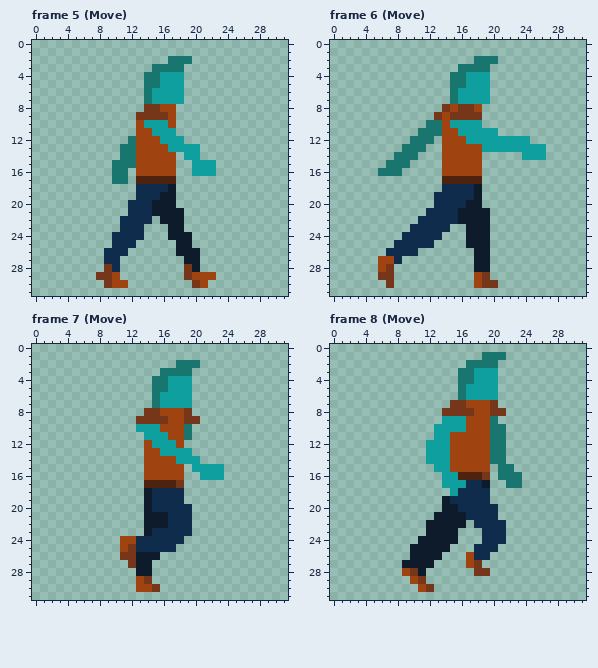
One commit to this pixel-art file: Assets/Sprites/ase/human.aseprite. The picture above is the old version.
32x32 pixels, 56 frames. Shown: frame 5 (Move), frame 6 (Move), frame 7 (Move), frame 8 (Move). The commit also changed other frames, which this record leaves out.
Once edited:
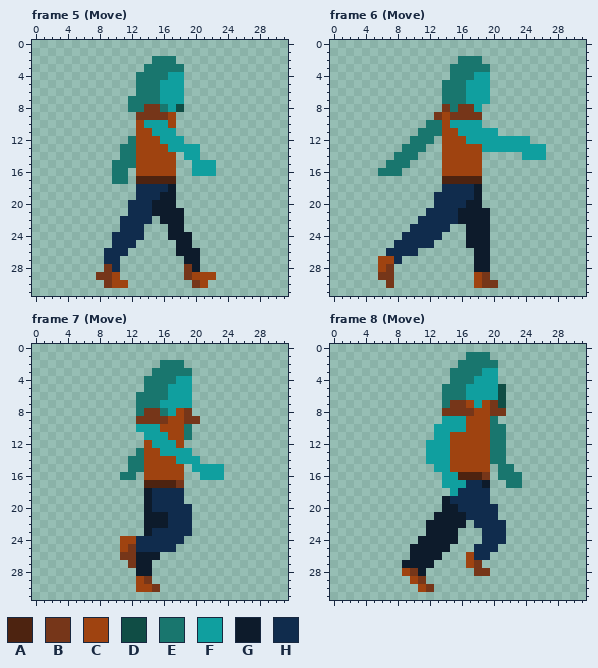
Palette (. is transparent): A #4d2310  B #763619  C #9f4310  D #104d45  E #19766e  F #109f9f  G #0d1b2b  H #102c4d
Commit: feat: female human variant
Diff:
layer "body_male" added
layer "head_female" added
layer "body" removed
layer "head" removed
--- frame 5 (Move)
@@ x 10..21 @@
  1 ............
- 2 .......EEE..
- 3 .....EEEE...
- 4 ....EEFFF...
- 5 ....EEFFF...
- 6 ....EFFFF...
- 7 ....EFFFF...
- 8 ....BBCC....
+ 2 .....EEE....
+ 3 ....EEEEE...
+ 4 ...EEEEFF...
+ 5 ...EEEFFF...
+ 6 ...EEEFFF...
+ 7 ..EEEEFFF...
+ 8 ..EEBBEFD...
  9 ...BBBBC....
--- frame 6 (Move)
@@ x 12..22 @@
  1 ...........
- 2 ......EEE..
- 3 ....EEEE...
- 4 ...EEFFF...
- 5 ...EEFFF...
- 6 ...EFFFF...
- 7 ...EFFFF...
- 8 ..BCBBC....
+ 2 ....EEE....
+ 3 ...EEEEE...
+ 4 ...EEEFF...
+ 5 ..EEEFFF...
+ 6 ..EEEFFF...
+ 7 ..EEEFFF...
+ 8 ..BEBBF....
  9 .BCBBBB....
--- frame 7 (Move)
@@ x 11..22 @@
  1 ............
- 2 .......EEE..
- 3 .....EEEE...
- 4 ....EEFFF...
- 5 ....EEFFF...
- 6 ....EFFFF...
- 7 ....EFFFF...
- 8 ...BBCCCB...
+ 2 .....EEE....
+ 3 ....EEEEE...
+ 4 ...EEEEFF...
+ 5 ...EEEFFF...
+ 6 ..EEEEFFF...
+ 7 ..EEEFFFF...
+ 8 ..EBBEFCB...
  9 ..BBBBCCBB..
@@ x 9..15 @@
 12 .....CF
-13 .....CC
-14 .....CC
-15 .....CC
-16 .....CC
+13 ....ECC
+14 ...EECC
+15 ...EECC
+16 ..EE.CC
 17 .....AA
--- frame 8 (Move)
@@ x 12..23 @@
  0 ............
- 1 .......EEE..
- 2 .....EEEE...
- 3 ....EEFFF...
- 4 ....EEFFF...
- 5 ....EFFFF...
- 6 ....EFFFF...
- 7 ...BBCCCB...
+ 1 .....EEE....
+ 2 ....EEEEE...
+ 3 ...EEEEFF...
+ 4 ...EEEFFF...
+ 5 ..EEEFFFFD..
+ 6 ..EEEFFFFD..
+ 7 ..EBBCFCBD..
  8 ..BBBBCCBB..
